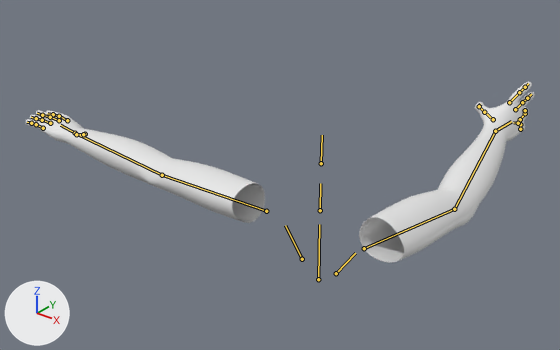
Before and after pictures for a commit that changed the Blender file BlendModel/ViewmodelHand.blend.
Both versions are drawn from a 50 mm camera at (0.723, -0.922, 0.557) aimed at (-0.306, 0.365, -0.24). The axes (+X, +Y, +Z) are drawn at lower left. The lights are the same throughout. Both versions are drawn at frame 60 of the action 'Telekinesis.Grab-Start'; the numbers are the values there. The bones that bend it are drawn over the model as lines.

Objects in the first picture: 'Hands'.
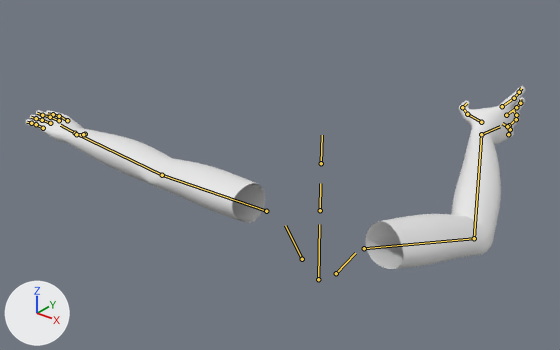
Where the change shows, as pixel boxes (x1, y1, x2, y2) in the pictures (560 x 350 px):
'Hands', posed
    before: (25, 81, 535, 263)
    after: (25, 86, 525, 269)
bone 'UpperArm.R', root to tip
    before: (364, 248) to (454, 209)
    after: (364, 248) to (474, 238)
bone 'LowerArm.R', root to tip
    before: (454, 209) to (495, 131)
    after: (474, 238) to (481, 134)
bone 'Hand.R', root to tip
    before: (495, 131) to (511, 121)
    after: (481, 134) to (500, 126)
bone 'ThumbA.R', root to tip
    before: (493, 119) to (484, 112)
    after: (481, 122) to (467, 114)
bone 'ThumbB.R', root to tip
    before: (484, 112) to (479, 106)
    after: (467, 114) to (462, 107)
bone 'IndexB.R', root to tip
    before: (519, 92) to (525, 87)
    after: (514, 98) to (519, 92)
bone 'MiddleA.R', root to tip
    before: (515, 109) to (522, 102)
    after: (506, 115) to (516, 107)
bone 'MiddleB.R', root to tip
    before: (522, 102) to (527, 98)
    after: (516, 107) to (520, 103)
bone 'MiddleC.R', root to tip
    before: (527, 98) to (531, 94)
    after: (520, 103) to (520, 99)

Diff of the bpy script that builds the scene:
```diff
--- a/BlendModel/ViewmodelHand.blend.py
+++ b/BlendModel/ViewmodelHand.blend.py
@@ bone_upperarm_r @@
 bone_upperarm_r = bpy.data.objects['Armature'].pose.bones['UpperArm.R']  # child of 'Shoulder.R'
-bone_upperarm_r.rotation_euler = (-1.449, -0.0175, -0.576)  # degrees (-83, -1, -33)
+bone_upperarm_r.rotation_euler = (-1.187, -0.0175, -0.576)  # degrees (-68, -1, -33)
@@ bone_lowerarm_r @@
 bone_lowerarm_r = bpy.data.objects['Armature'].pose.bones['LowerArm.R']  # child of 'UpperArm.R'
-bone_lowerarm_r.rotation_euler = (-0.262, 0.0, 0.0)  # degrees (-15, 0, 0)
+bone_lowerarm_r.rotation_euler = (-0.785, 0.0, 0.0)  # degrees (-45, 0, 0)
@@ bone_hand_r @@
 bone_hand_r = bpy.data.objects['Armature'].pose.bones['Hand.R']  # child of 'LowerArm.R'
-bone_hand_r.rotation_euler = (0.279, 0.506, 0.367)  # degrees (16, 29, 21)
+bone_hand_r.rotation_euler = (0.663, 0.419, 0.646)  # degrees (38, 24, 37)
@@ bone_thumba_r @@
 bone_thumba_r = bpy.data.objects['Armature'].pose.bones['ThumbA.R']  # child of 'Hand.R'
-bone_thumba_r.rotation_euler = (0.349, -0.105, -0.681)  # degrees (20, -6, -39)
+bone_thumba_r.rotation_euler = (-0.279, -0.541, -0.646)  # degrees (-16, -31, -37)
@@ bone_thumbb_r @@
 bone_thumbb_r = bpy.data.objects['Armature'].pose.bones['ThumbB.R']  # child of 'ThumbA.R'
-bone_thumbb_r.rotation_euler = (-0.89, 0.0, 0.0)  # degrees (-51, 0, 0)
+bone_thumbb_r.rotation_euler = (-0.279, 0.0, 0.0)  # degrees (-16, 0, 0)
@@ bone_indexb_r @@
 bone_indexb_r = bpy.data.objects['Armature'].pose.bones['IndexB.R']  # child of 'IndexA.R'
-bone_indexb_r.rotation_euler = (0.0, 0.0, -0.262)  # degrees (0, 0, -15)
+bone_indexb_r.rotation_euler = (0.0, 0.0, -0.349)  # degrees (0, 0, -20)
@@ bone_middlea_r @@
 bone_middlea_r = bpy.data.objects['Armature'].pose.bones['MiddleA.R']  # child of 'Hand.R'
-bone_middlea_r.rotation_euler = (-0.0524, -0.262, -0.14)  # degrees (-3, -15, -8)
+bone_middlea_r.rotation_euler = (-0.0698, 0.0, -0.0698)  # degrees (-4, 0, -4)
@@ bone_middleb_r @@
 bone_middleb_r = bpy.data.objects['Armature'].pose.bones['MiddleB.R']  # child of 'MiddleA.R'
-bone_middleb_r.rotation_euler = (0.0, 0.0, 0.0)  # degrees (0, 0, 0)
+bone_middleb_r.rotation_euler = (0.0, 0.0, -0.262)  # degrees (0, 0, -15)
@@ bone_middlec_r @@
 bone_middlec_r = bpy.data.objects['Armature'].pose.bones['MiddleC.R']  # child of 'MiddleB.R'
-bone_middlec_r.rotation_euler = (0.0, 0.0, 0.0)  # degrees (0, 0, 0)
+bone_middlec_r.rotation_euler = (0.0, 0.0, -0.349)  # degrees (0, 0, -20)
```
